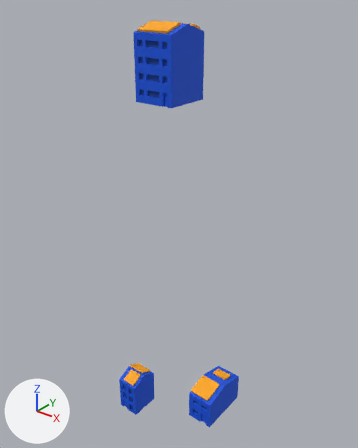
An edit to the glTF model assets/DataModel11_3/Sahne3.2/Acilacak/BinaGrup1.gltf, drawn before and after from the same camera.
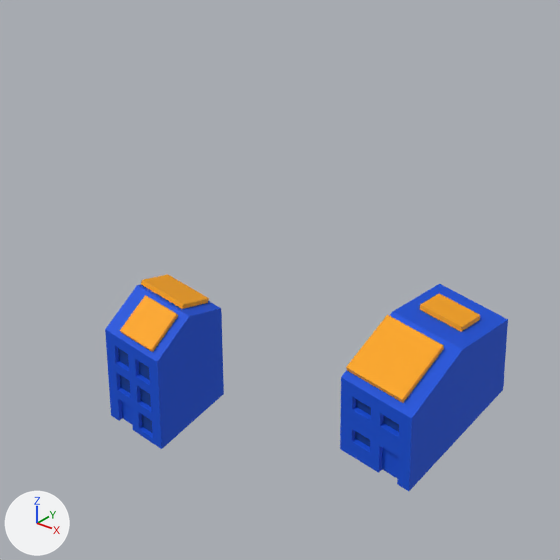
There are two pictures of each version: one whole from a 50 mm camera at (0.688, -0.444, -0.337) aimed at (0.338, -0.006, -0.608), one close up on the part from 25% to 71% of the width and 63% to 100% of the height. The lights are fixed; the arrows at lower left show +X, +Y and +Z.

Names of what the first close-up shows: 'Building_069.017', 'Building_069.018', 'Building_069.019', 'Building_069_RoofCap_0.001', 'Building_069_RoofCap_1.001', 'Building_082.017', 'Building_082_RoofCap_0.001', 'Building_082_RoofCap_1.001'.
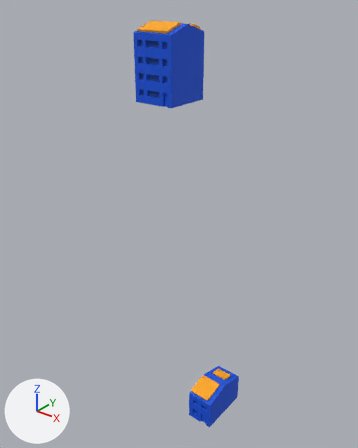
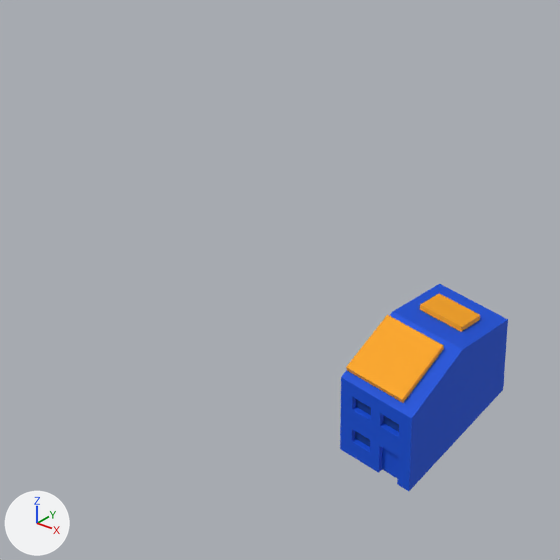
The edits, one by one:
Object 'Building_069.017' (ob_building_069_017) is deleted.
Object 'Building_069.018' (ob_building_069_018) is deleted.
Object 'Building_069.019' (ob_building_069_019) is deleted.
Object 'Building_069_RoofCap_0.001' (ob_building_069_roofcap_0_001) is deleted.
Object 'Building_069_RoofCap_1.001' (ob_building_069_roofcap_1_001) is deleted.

Pixel boxes [x1, y1, x2, y2] of what changed, in the close-ups (560 x 560 px):
'Building_069.017', deleted (blue): before [105, 285, 224, 449]
'Building_069_RoofCap_0.001', deleted (orange): before [120, 295, 178, 352]
'Building_069_RoofCap_1.001', deleted (orange): before [141, 275, 209, 309]
'Building_069.019', deleted (blue): before [118, 348, 152, 433]
'Building_069.018', deleted: before [121, 401, 132, 424]
